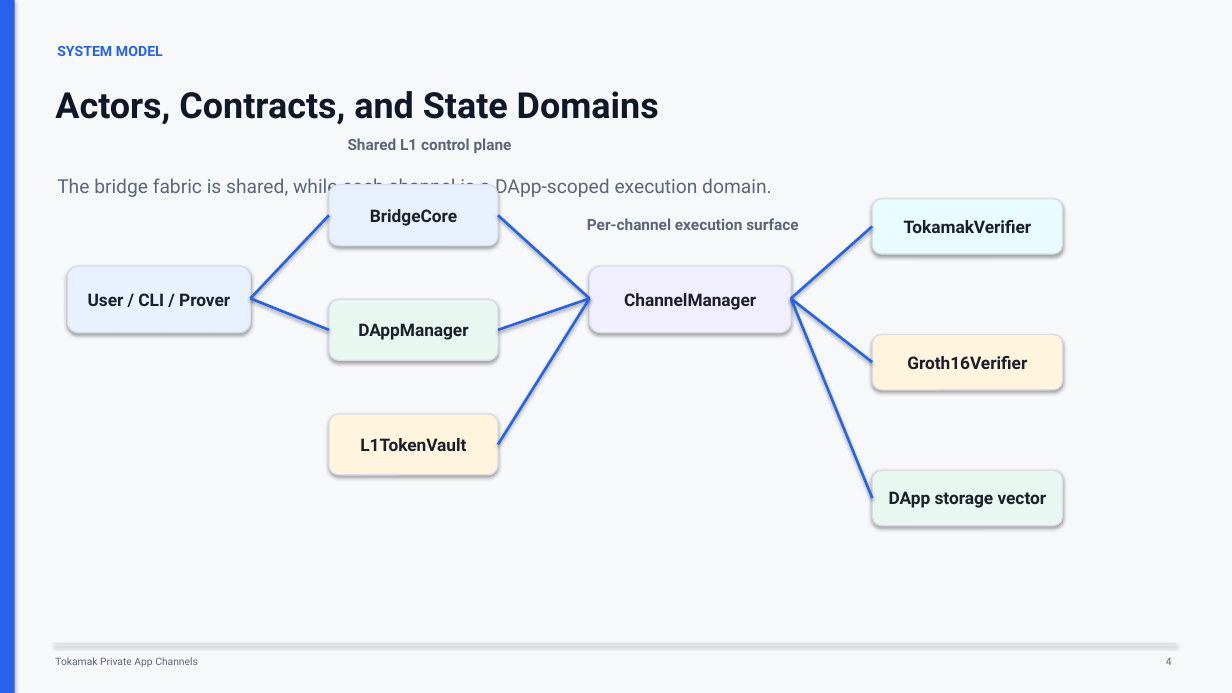
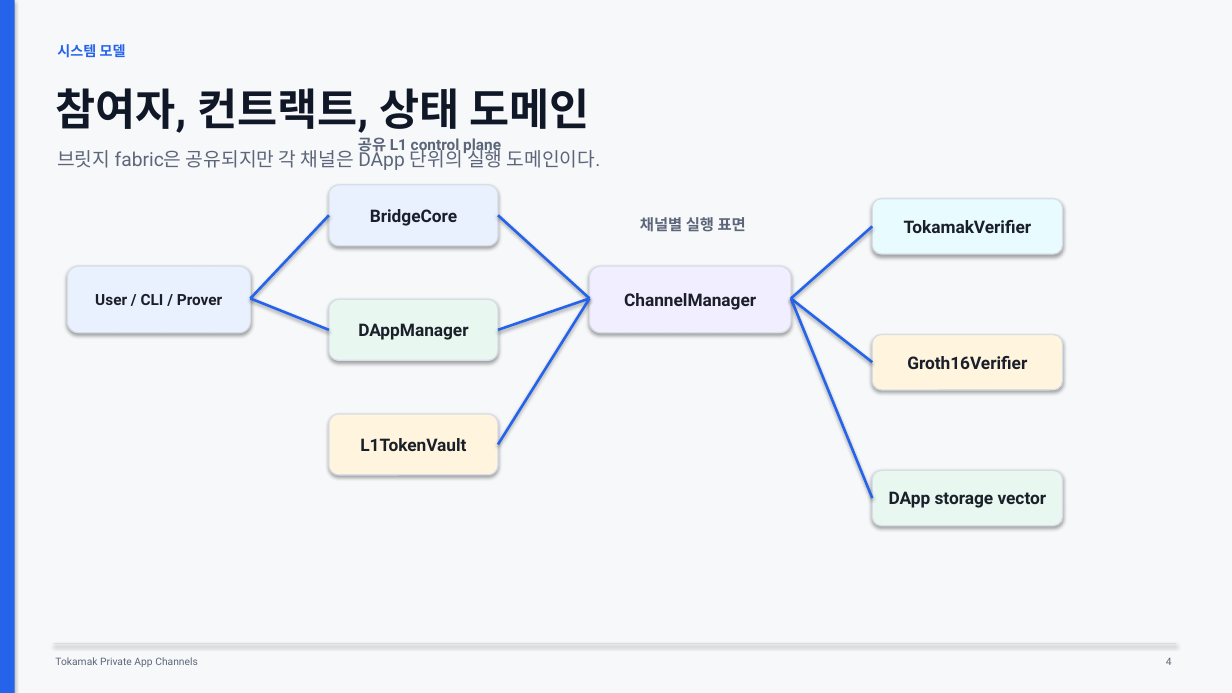
Before and after one commit to tokamak-network/Tokamak-zk-EVM-contracts, a slide deck: slide 4 of bridge/docs/dev/spec.pptx. Drawn at 1232x693 pixels with LibreOffice and Linux fonts; fonts in the diff are those of the drawing. Boxes give left, top, right and bottom in pixels: in the first picture for what was removed or moved away, otherwise in the second. Text is boxed around its words. In the diff, an @@ line names an element or a change of style, - is before the commit and + after.

Commit message:
Localize bridge deck and refresh implementation content

```diff
--- a/bridge/docs/dev/spec.pptx
+++ b/bridge/docs/dev/spec.pptx
@@ text at (57,44,126,58): text changed @@
-SYSTEM MODEL
+시스템 모델
@@ text at (55,88,589,133): text changed; size 28 to 34 pt @@
-Actors, Contracts, and State Domains
+참여자, 컨트랙트, 상태 도메인
@@ text at (57,146,601,170): text changed @@
-The bridge fabric is shared, while each channel is a DApp-scoped execution domain.
+브릿지 fabric은 공유되지만 각 채널은 DApp 단위의 실행 도메인이다.
@@ text at (358,137,501,154): text changed @@
-Shared L1 control plane
+공유 L1 control plane
@@ text at (640,217,746,231): text changed @@
-Per-channel execution surface
+채널별 실행 표면
@@ text "User / CLI / Prover" at (95,294,222,305): size 13.5 to 12 pt @@
```
Also in this commit, not shown: 16 other slides changed, 2 slides added, 2 slides removed.
